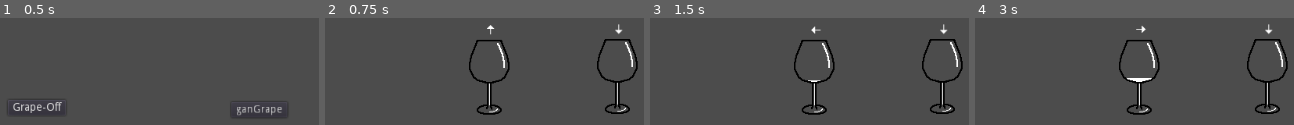
Above: before the commit, frames 1-4 (left to right).
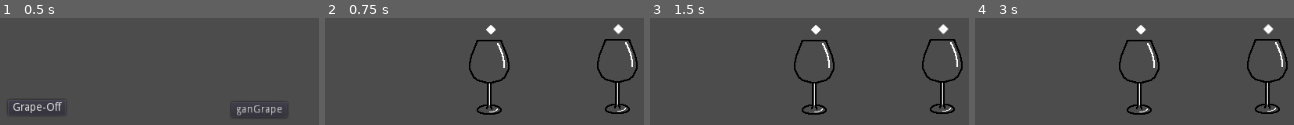
Above: after the commit, the same moments.

Repository: fabian-bubla/Leberolympiade
Game: Godot game, scene res://assets/StartScreen/StartScreen.tscn
Two runs of this game, one before a commit and one after it. Both use one fixed random seed, a clock stepped at 60 frames per second and the inputs below. Sound files missing from this copy of the repository are replaced by a short silence.
Inputs (mouse positions are in pixels of both pictures, inside the frame that each line leads up to):
- Up to frame 1 (0.5 s): no input
- Up to frame 2 (0.75 s): click "Grape-Off" at 0.5 s
- Up to frame 3 (1.5 s): tap Enter (ui_accept) at 1.25 s; move the mouse to (outside the picture) at 1.27 s; hold Up (ui_up) from 1.28 s (still down); click (outside the picture) at 1.42 s
- Up to frame 4 (3 s): tap Enter (ui_accept) at 1.52, 2, 2.75 s; release Up (ui_up) at 2 s; drag from (outside the picture) to (outside the picture) at 2.02 s; move the mouse to (outside the picture) at 2.77 s; hold Left (ui_left) from 2.78 s (still down)

Frame 1 is identical in both runs. In frame 2, 0.3% of the frame differs, in the area x 50-94%, y 5-15%; in frame 3, 0.3%; in frame 4, 0.5%, in the area x 47-94%, y 5-60%.
Error after the commit: Parse Error: Indented block expected after declaration of "set_combo_meter" function. (res://assets/WineGlass/WineGlass.gd:142)

Commit message:
Wineglass block input, wrong buttons, different inputs required update

Diff:
--- a/assets/WineGlass/WineGlass.gd
+++ b/assets/WineGlass/WineGlass.gd
@@ -7,6 +7,7 @@
 var current_score = 0
 var max_score = Stats.max_score #add that to some singleton
 var inverted_flag = false
+var combo_meter = 0 setget set_combo_meter
 
 var wine_fill_value: float = 9.0
 export (int) var Control_Scheme = 0
@@ -57,19 +58,20 @@
 
 func _process(_delta):
 	#LEFT CHECK
-	#IS the Input pressed for the left side?
-	for i in int_button_dict.values():
-		#which of the buttons of the left side where pressed iterate
-		if Input.is_action_just_pressed(i):
-			var next_press = int_button_dict[Input_left[0]]
-			#is the next necessary press among them then:
-			if Input.is_action_just_pressed(next_press):
-				input_accomplished.append(Input_left.pop_front())
-				increment()
-#				GameEvents.emit_signal("point_scored", self)
-			else:#if wrong button! or elif but button still in the button_dict
-				you_pressed_wrong_button()
-				pass
+	if !input_blocked:
+		#IS the Input pressed for the left side?
+		for i in int_button_dict.values():
+			#which of the buttons of the left side where pressed iterate
+			if Input.is_action_just_pressed(i):
+				var next_press = int_button_dict[Input_left[0]]
+				#is the next necessary press among them then:
+				if Input.is_action_just_pressed(next_press):
+					input_accomplished.append(Input_left.pop_front())
+					increment()
+	#				GameEvents.emit_signal("point_scored", self)
+				else:#if wrong button! or elif but button still in the button_dict
+					you_pressed_wrong_button()
+					pass
 
 	#interpolate amount of wine in Glass each frame
 	$Tween.interpolate_property($Wine, 'margin_bottom', $Wine.margin_bottom,wine_fill_value,0.1,Tween.TRANS_LINEAR,Tween.EASE_IN)
@@ -129,6 +131,10 @@
 func you_pressed_wrong_button():
 	$BlockTimer.start()
 	input_blocked = true
+	$xSprite.visible = true
 	yield($BlockTimer,"timeout")
 	input_blocked = false
+	$xSprite.visible = false
 	pass
+
+func set_combo_meter():
--- a/assets/WineGlass/WineGlass.tscn
+++ b/assets/WineGlass/WineGlass.tscn
@@ -1,14 +1,21 @@
-[gd_scene load_steps=6 format=2]
+[gd_scene load_steps=7 format=2]
 
 [ext_resource path="res://assets/old/Wine.gd" type="Script" id=1]
 [ext_resource path="res://assets/WineGlass/WineGlass01.png" type="Texture" id=2]
 [ext_resource path="res://assets/TempArrows/TempArrow.png" type="Texture" id=3]
 [ext_resource path="res://assets/WineGlass/WineRed_01.png" type="Texture" id=4]
 [ext_resource path="res://assets/WineGlass/WineGlass.gd" type="Script" id=5]
+[ext_resource path="res://assets/WineGlass/ColorReference01.png" type="Texture" id=6]
 
 [node name="WineGlass" type="Node2D"]
 script = ExtResource( 5 )
+controller_id = null
 Control_Scheme = 1
+
+[node name="xSprite" type="Sprite" parent="."]
+visible = false
+position = Vector2( 1.7818, -60.5811 )
+texture = ExtResource( 6 )
 
 [node name="Glass" type="Sprite" parent="."]
 texture = ExtResource( 2 )
@@ -56,3 +63,11 @@
 [node name="WinTimer" type="Timer" parent="."]
 
 [node name="BlockTimer" type="Timer" parent="."]
+one_shot = true
+
+[node name="ComboMeter" type="Label" parent="."]
+margin_right = 40.0
+margin_bottom = 14.0
+__meta__ = {
+"_edit_use_anchors_": false
+}
